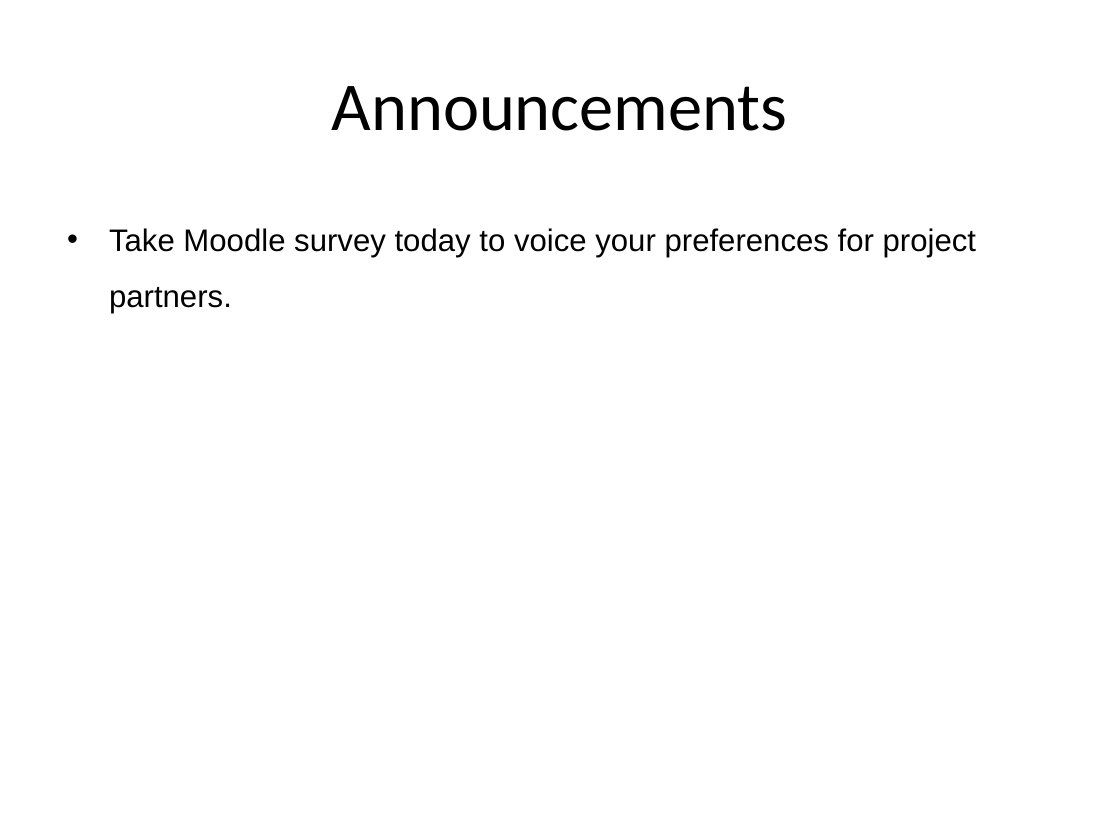
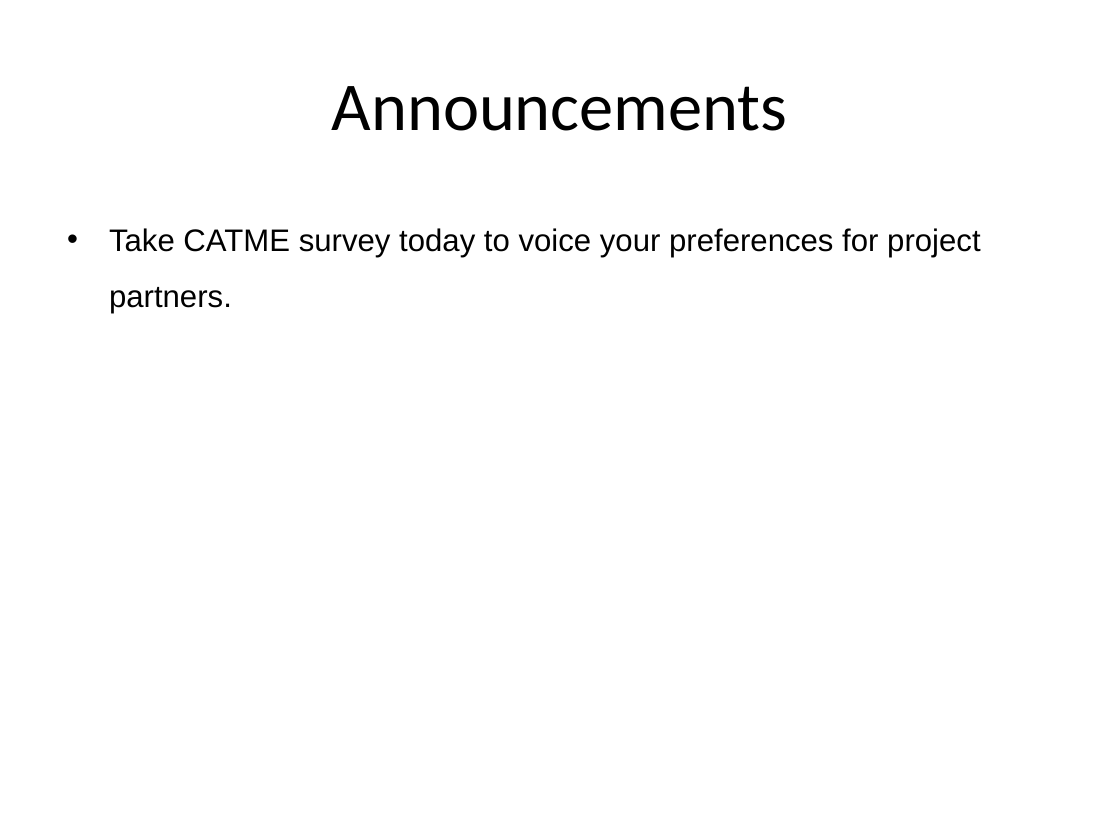
Before and after one commit to RHIT-CSSE/csse220, a slide deck: slide 2 of ClassMaterials/OOAndExceptions/Slides/OODFilesExceptions.pptx. Drawn at 1120x840 pixels with LibreOffice and Linux fonts; fonts in the diff are those of the drawing. Boxes give left, top, right and bottom in pixels: in the first picture for what was removed or moved away, otherwise in the second. Text is boxed around its words. In the diff, an @@ line names an element or a change of style, - is before the commit and + after.

```diff
--- a/ClassMaterials/OOAndExceptions/Slides/OODFilesExceptions.pptx
+++ b/ClassMaterials/OOAndExceptions/Slides/OODFilesExceptions.pptx
@@ text at bbox=[109, 228, 980, 313]: text changed @@
-• Take Moodle survey today to voice your preferences for project partners.
+• Take CATME survey today to voice your preferences for project partners.
```
Also in this commit, not shown: 3 other slides changed, 4 other files.
